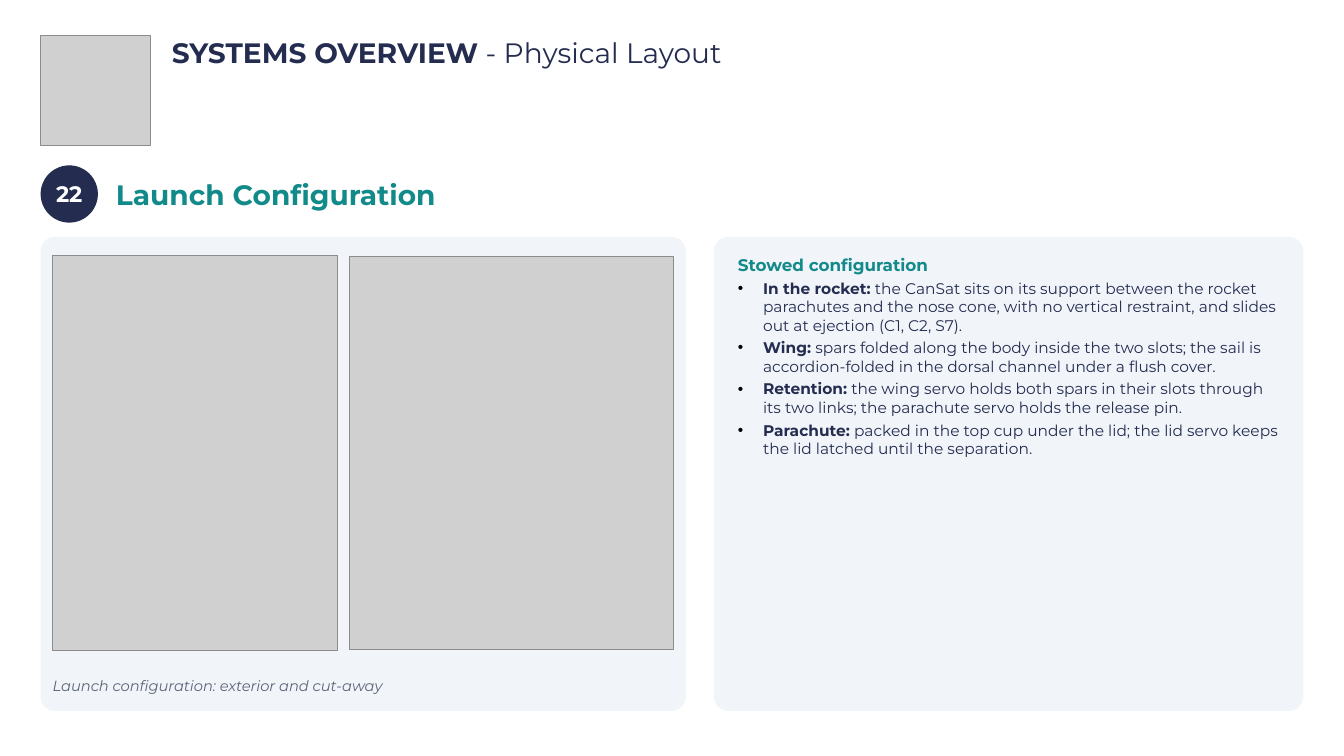
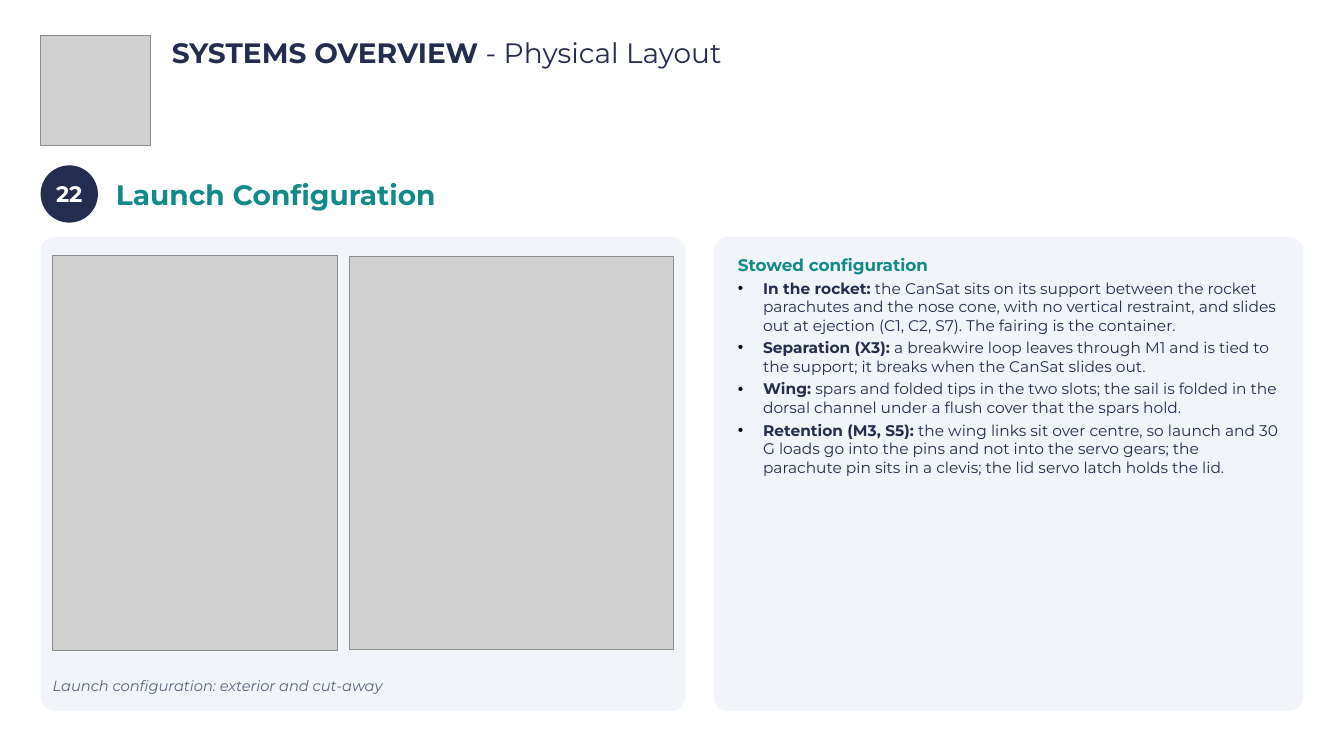
Before and after one commit to Caetano18/proyecto, a slide deck: slide 25 of cansat_pdr/laminas_plantilla/CanSat_PDR_Hermes_V2.pptx. Drawn at 1344x756 pixels with LibreOffice and Linux fonts; fonts in the diff are those of the drawing; grey boxes stand for pictures; background and template pictures are left out. Boxes give left, top, right and bottom in pixels: in the first picture for what was removed or moved away, otherwise in the second. Text is boxed around its words. In the diff, an @@ line names an element or a change of style, - is before the commit and + after.

```diff
--- a/cansat_pdr/laminas_plantilla/CanSat_PDR_Hermes_V2.pptx
+++ b/cansat_pdr/laminas_plantilla/CanSat_PDR_Hermes_V2.pptx
@@ text in rounded rectangle at (x1=763, y1=282, x2=1278, y2=476): text changed @@
-• In the rocket: the CanSat sits on its support between the rocket parachutes and the nose cone, with no vertical restraint, and slides out at ejection (C1, C2, S7).
-• Wing: spars folded along the body inside the two slots; the sail is accordion-folded in the dorsal channel under a flush cover.
-• Retention: the wing servo holds both spars in their slots through its two links; the parachute servo holds the release pin.
-• Parachute: packed in the top cup under the lid; the lid servo keeps the lid latched until the separation.
+• In the rocket: the CanSat sits on its support between the rocket parachutes and the nose cone, with no vertical restraint, and slides out at ejection (C1, C2, S7). The fairing is the container.
+• Separation (X3): a breakwire loop leaves through M1 and is tied to the support; it breaks when the CanSat slides out.
+• Wing: spars and folded tips in the two slots; the sail is folded in the dorsal channel under a flush cover that the spars hold.
+• Retention (M3, S5): the wing links sit over centre, so launch and 30 G loads go into the pins and not into the servo gears; the parachute pin sits in a clevis; the lid servo latch holds the lid.
```
Also in this commit, not shown: 13 other slides changed, 31 other files.
